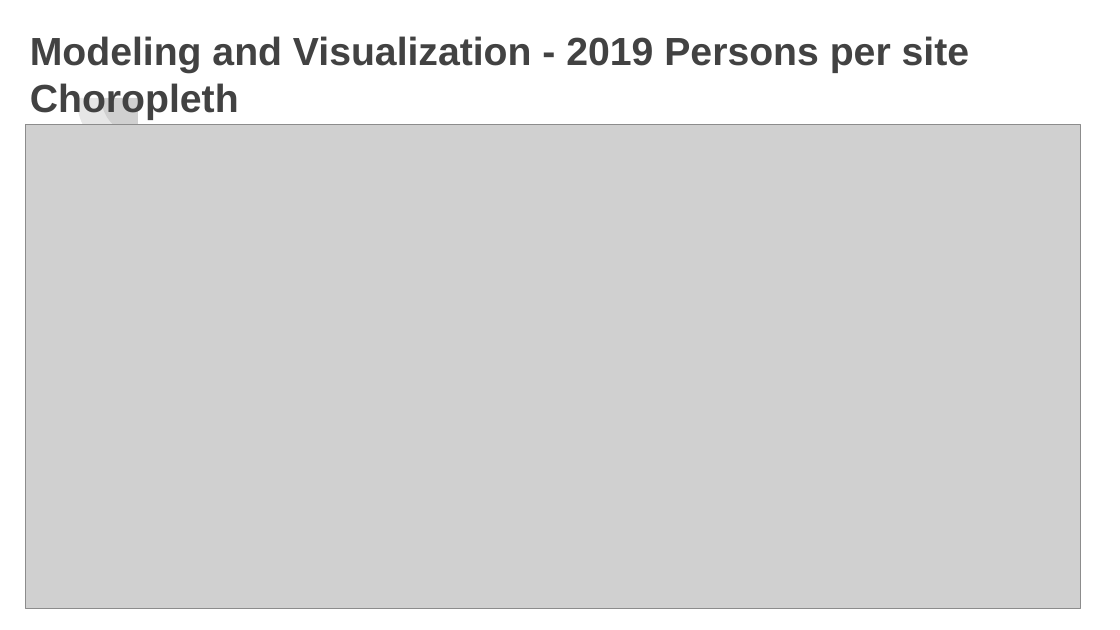
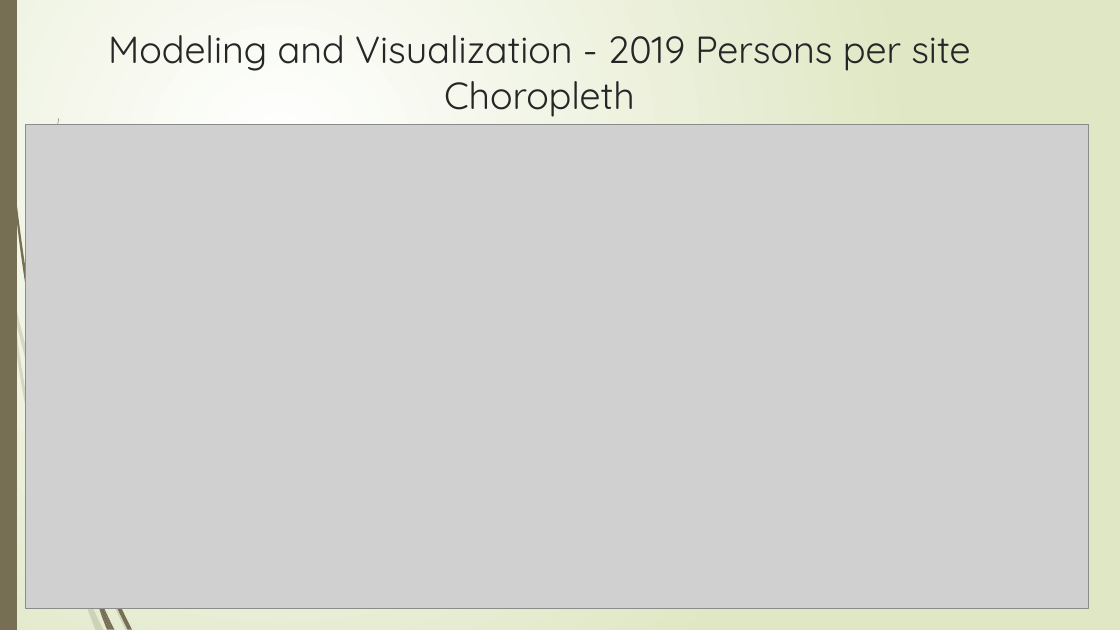
Before and after one commit to a23patel/Rice-Datathon-2023, a slide deck: slide 14 of Beginners Track Challenge.pptx. Drawn at 1120x630 pixels with LibreOffice and Linux fonts; fonts in the diff are those of the drawing; grey boxes stand for pictures. Boxes give left, top, right and bottom in pixels: in the first picture for what was removed or moved away, otherwise in the second. Text is boxed around its words. In the diff, an @@ line names an element or a change of style, - is before the commit and + after.

```diff
--- a/Beginners Track Challenge.pptx
+++ b/Beginners Track Challenge.pptx
@@ background #FFFFFF to gradient #FFFFFF to #DFE8C4 @@
@@ rectangle added at <box>0,0,17,629</box>, fill #766F54 @@
@@ title "Modeling and Visualization - 2019 ..." at <box>108,35,970,117</box>: size 25.2 to 24.3 pt, font Arial to Quicksand, text colour #424242 to #262626, bold off; alignment left to centre @@
@@ pie slice (boxed as its full ellipse) removed at <box>76,37,198,159</box> @@
@@ pie slice (boxed as its full ellipse) removed at <box>102,62,175,134</box> @@
@@ picture: place and size @@
-picture at <box>25,125,1080,609</box>
+picture at <box>25,125,1088,609</box>
@@ group added at <box>0,236,130,630</box>: 7 freeform shapes @@
@@ group added at <box>2,0,132,630</box>: 6 freeform shapes @@
```
Also in this commit, not shown: 22 other slides changed.
